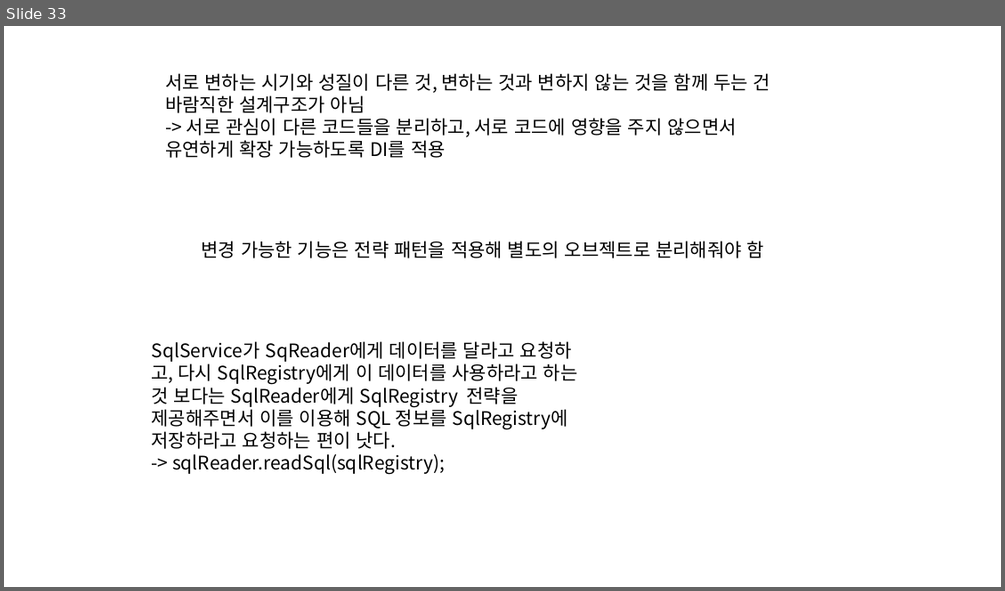
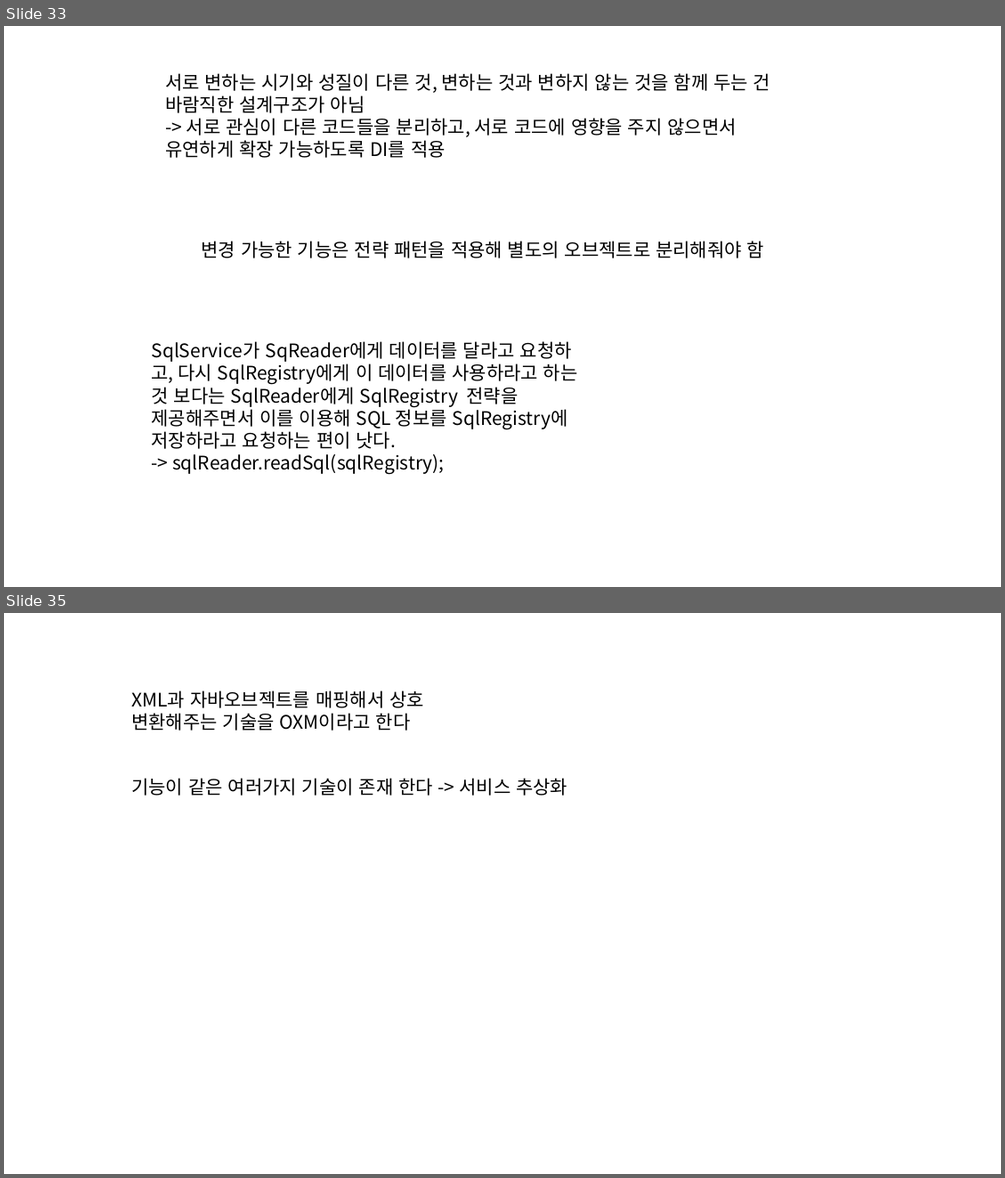
Before and after one commit to eongss/testproject, a slide deck: 프레젠테이션1.pptx. Shown one above the other, each under a label of ours: slide 33 before the commit, slides 33 and 35 after it; the slides between them are not shown. The pictures are 1005x591 and 1005x1178 pixels, drawn with LibreOffice and Linux fonts; fonts in the diff are those of the drawing. Boxes give left, top, right and bottom in pixels: in the first picture for what was removed or moved away, otherwise in the second. Text is boxed around its words. In the diff, an @@ line names an element or a change of style, - is before the commit and + after.

```diff
--- a/프레젠테이션1.pptx
+++ b/프레젠테이션1.pptx
@@ slide 35 added at <box>4,613,1001,1174</box>, background #FFFFFF @@
@@ text added at <box>131,690,424,730</box>, 18 pt, text #000000 @@
+XML과 자바오브젝트를 매핑해서 상호 변환해주는 기술을 OXM이라고 한다
@@ text added at <box>131,778,567,795</box>, 18 pt, text #000000 @@
+기능이 같은 여러가지 기술이 존재 한다 -> 서비스 추상화
```
Also in this commit, not shown: 1 other slide added, 2 slides removed.
